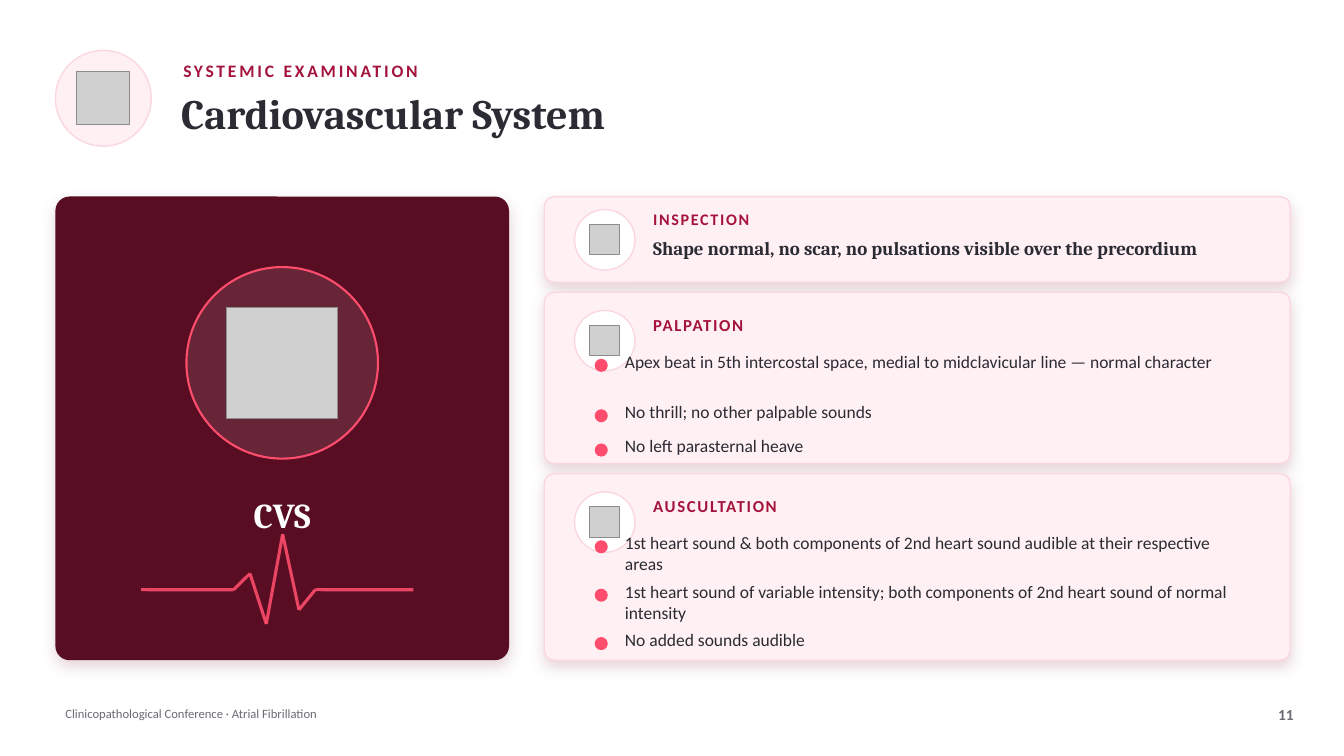
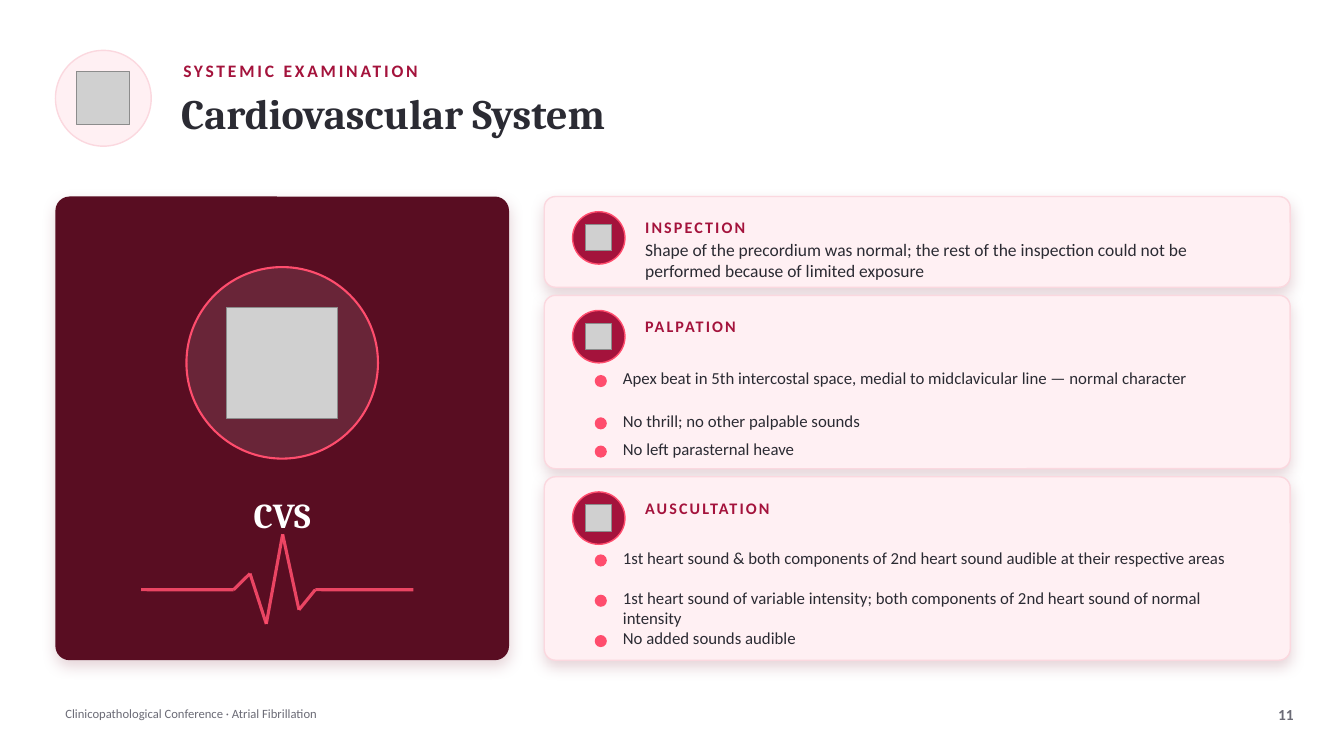
Before and after one commit to Waqar-msx9t/Waqar-msx9t.github.io, a slide deck: slide 11 of presentations/Clinicopathological-Conference-COMPLETE.pptx. Drawn at 1344x756 pixels with LibreOffice and Linux fonts; fonts in the diff are those of the drawing; grey boxes stand for pictures. Boxes give left, top, right and bottom in pixels: in the first picture for what was removed or moved away, otherwise in the second. Text is boxed around its words. In the diff, an @@ line names an element or a change of style, - is before the commit and + after.

```diff
--- a/presentations/Clinicopathological-Conference-COMPLETE.pptx
+++ b/presentations/Clinicopathological-Conference-COMPLETE.pptx
@@ rounded rectangle: place and size @@
-rounded rectangle at (544, 197, 1291, 282)
+rounded rectangle at (544, 197, 1291, 287)
@@ ellipse: place and size @@
-ellipse at (575, 210, 635, 270)
+ellipse at (573, 212, 625, 264)
@@ picture: place and size @@
-picture at (590, 225, 620, 255)
+picture at (586, 225, 612, 251)
@@ text "INSPECTION": place and size @@
-text "INSPECTION" at (653, 210, 1268, 236)
+text "INSPECTION" at (645, 222, 745, 233)
@@ text "INSPECTION" at (645, 222, 745, 233): letter spacing 1.2 to 1.5 pt @@
@@ text at (645, 244, 1187, 280): text changed; size 13.5 to 12.5 pt; font Cambria to Calibri; bold off @@
-Shape normal, no scar, no pulsations visible over the precordium
+Shape of the precordium was normal; the rest of the inspection could not be performed because of limited exposure
@@ proportions changed in 3 elements at (544, 477, 1291, 660), (544, 197, 1291, 287), (544, 295, 1291, 469) @@
@@ rounded rectangle: place and size @@
-rounded rectangle at (544, 292, 1291, 464)
+rounded rectangle at (544, 295, 1291, 469)
@@ fill #FFFFFF to #A4133C; outline #FBD8DF 1 pt to #FF4D6D 1 pt in 3 elements at (573, 212, 625, 264), (573, 492, 625, 544), (573, 311, 625, 363) @@
@@ ellipse: place and size @@
-ellipse at (575, 311, 635, 371)
+ellipse at (573, 311, 625, 363)
@@ picture: place and size @@
-picture at (590, 326, 620, 356)
+picture at (586, 324, 612, 350)
@@ text "PALPATION": place and size @@
-text "PALPATION" at (653, 320, 743, 331)
+text "PALPATION" at (645, 317, 1265, 345)
@@ text "PALPATION" at (645, 317, 1265, 345): size 12 to 11.5 pt, letter spacing 1.2 to 1.5 pt @@
@@ ellipse: place and size @@
-ellipse at (595, 359, 608, 372)
+ellipse at (595, 375, 607, 387)
@@ size 12.5 to 12 pt in 6 elements at (623, 443, 794, 458), (623, 632, 796, 644), (623, 592, 1201, 627), (623, 415, 859, 430), (623, 552, 1225, 567), (623, 372, 1186, 387) @@
@@ text "Apex beat in 5th intercostal ...": place and size @@
-text "Apex beat in 5th intercostal ..." at (625, 356, 1212, 371)
+text "Apex beat in 5th intercostal ..." at (623, 372, 1186, 387)
@@ ellipse: place and size @@
-ellipse at (595, 409, 608, 422)
+ellipse at (595, 417, 607, 430)
@@ text "No thrill; no other palpable ...": place and size @@
-text "No thrill; no other palpable ..." at (625, 406, 871, 421)
+text "No thrill; no other palpable ..." at (623, 415, 859, 430)
@@ ellipse: place and size @@
-ellipse at (575, 492, 635, 553)
+ellipse at (573, 492, 625, 544)
@@ picture: place and size @@
-picture at (590, 507, 620, 537)
+picture at (586, 505, 612, 531)
@@ text "AUSCULTATION" at (645, 498, 1265, 526): size 12 to 11.5 pt, letter spacing 1.2 to 1.5 pt @@
@@ text "AUSCULTATION": place and size @@
-text "AUSCULTATION" at (653, 496, 1268, 526)
+text "AUSCULTATION" at (645, 498, 1265, 526)
@@ ellipse: place and size @@
-ellipse at (595, 540, 608, 554)
+ellipse at (595, 555, 607, 567)
@@ text "1st heart sound & both ...": place and size @@
-text "1st heart sound & both ..." at (625, 537, 1210, 570)
+text "1st heart sound & both ..." at (623, 552, 1225, 567)
@@ ellipse: place and size @@
-ellipse at (595, 589, 608, 602)
+ellipse at (595, 595, 607, 607)
```
Also in this commit, not shown: 1 other slide changed, 2 other files.
